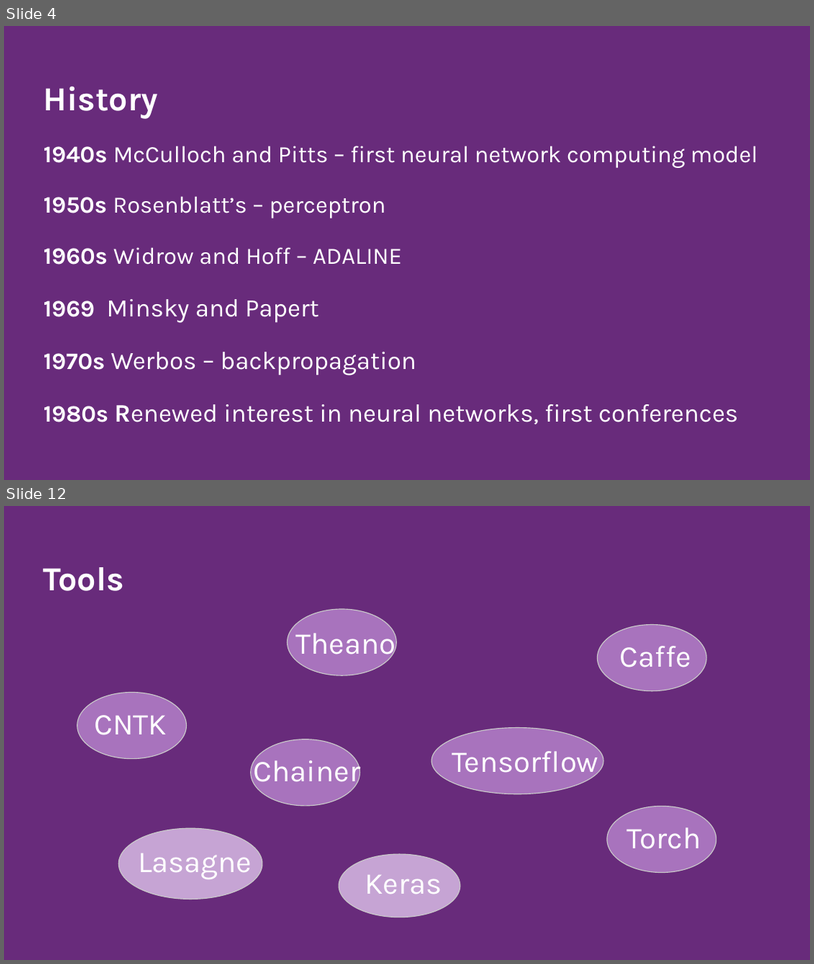
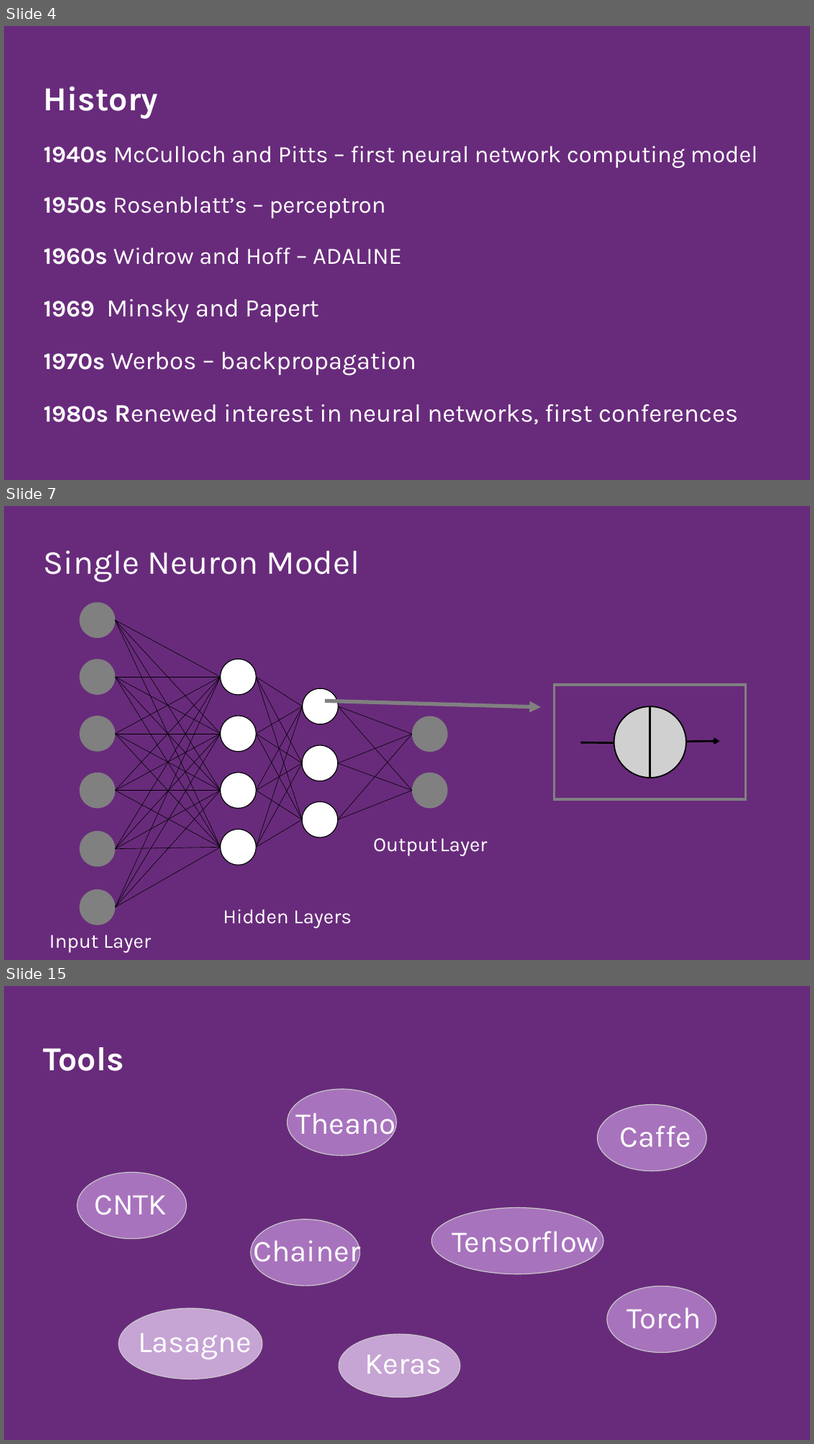
Before and after one commit to biancafbmd/Workshops, a slide deck: DeepLearningIntro/IntroToDeepLearning.pptx. Shown one above the other, each under a label of ours: slides 4 and 12 before the commit, slides 4, 7 and 15 after it; the slides between them are not shown. The pictures are 814x964 and 814x1444 pixels, drawn with LibreOffice and Linux fonts; fonts in the diff are those of the drawing; grey boxes stand for pictures. Boxes give left, top, right and bottom in pixels: in the first picture for what was removed or moved away, otherwise in the second. Text is boxed around its words. In the diff, an @@ line names an element or a change of style, - is before the commit and + after.

```diff
--- a/DeepLearningIntro/IntroToDeepLearning.pptx
+++ b/DeepLearningIntro/IntroToDeepLearning.pptx
@@ slide 7 added at [4, 506, 810, 960], background #682B7B @@
@@ title added at [44, 551, 360, 582], 40 pt, text #FFFFFF @@
+Single Neuron Model
@@ group added at [555, 685, 746, 799]: 2 lines, 1 picture, 1 arrow, 1 rectangle @@
@@ arrow added from (325, 701) to (541, 707), #808080 4.5 pt @@
@@ group added at [80, 602, 448, 924]: 42 lines, 15 ellipses @@
@@ text added at [373, 838, 488, 856], 24 pt, text #FFFFFF @@
+Output Layer
@@ text added at [223, 909, 352, 928], 24 pt, text #FFFFFF @@
+Hidden Layers
@@ text added at [49, 934, 151, 952], 24 pt, text #FFFFFF @@
+Input Layer
@@ what was slide 12 is now slide 15 @@
```
Also in this commit, not shown: 7 slides changed, 2 other slides added.
